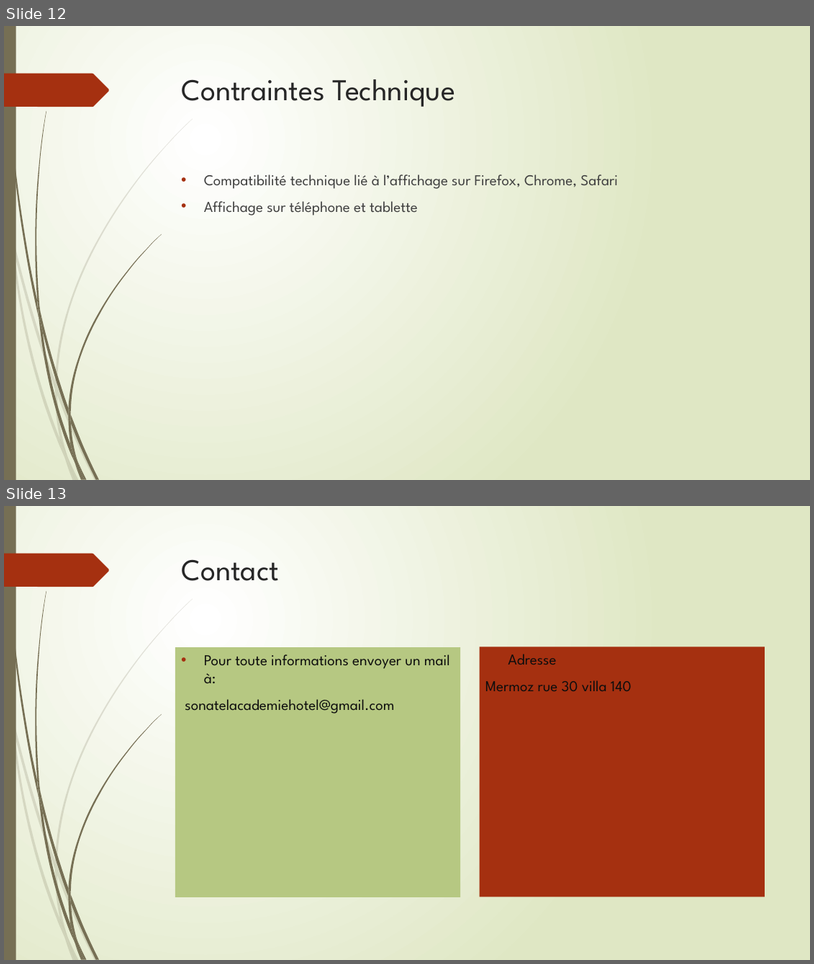
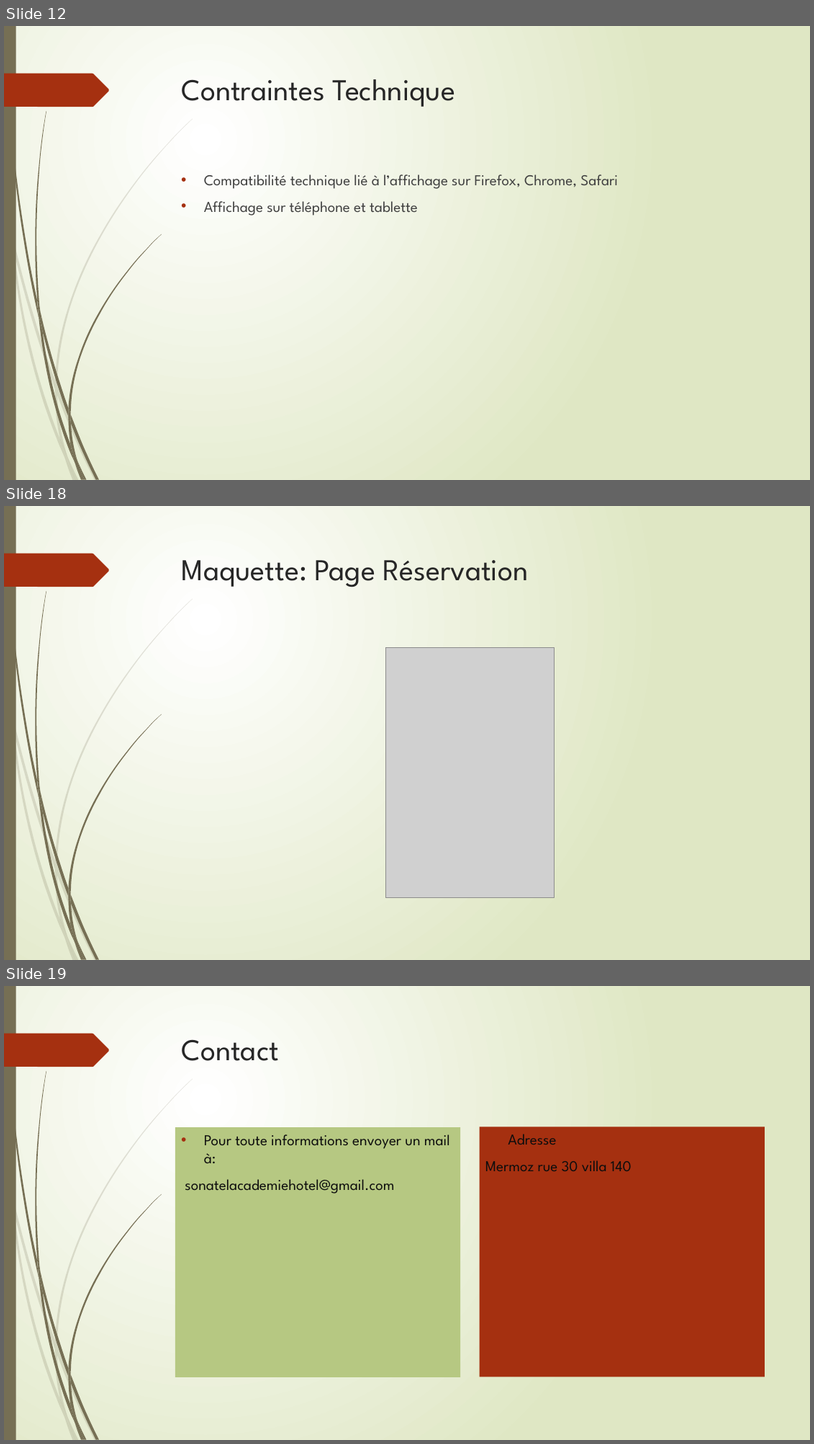
Before and after one commit to binou95diallo/projetHotelSA, a slide deck: SonatelAcademieHôtel.pptx. Shown one above the other, each under a label of ours: slides 12 and 13 before the commit, slides 12, 18 and 19 after it; the slides between them are not shown. The pictures are 814x964 and 814x1444 pixels, drawn with LibreOffice and Linux fonts; fonts in the diff are those of the drawing; grey boxes stand for pictures. Boxes give left, top, right and bottom in pixels: in the first picture for what was removed or moved away, otherwise in the second. Text is boxed around its words. In the diff, an @@ line names an element or a change of style, - is before the commit and + after.

```diff
--- a/SonatelAcademieHôtel.pptx
+++ b/SonatelAcademieHôtel.pptx
@@ slide 18 added at bbox=[4, 506, 810, 960], background gradient #FFFFFF to #DFE8C4; not listed: 24 template elements that a slide beside it also shows @@
@@ title added at bbox=[182, 560, 528, 587], 36 pt, text #262626 @@
+Maquette: Page Réservation
@@ picture added at bbox=[386, 647, 555, 897] @@
@@ what was slide 13 is now slide 19 @@
```
Also in this commit, not shown: 4 slides changed, 5 other slides added.
